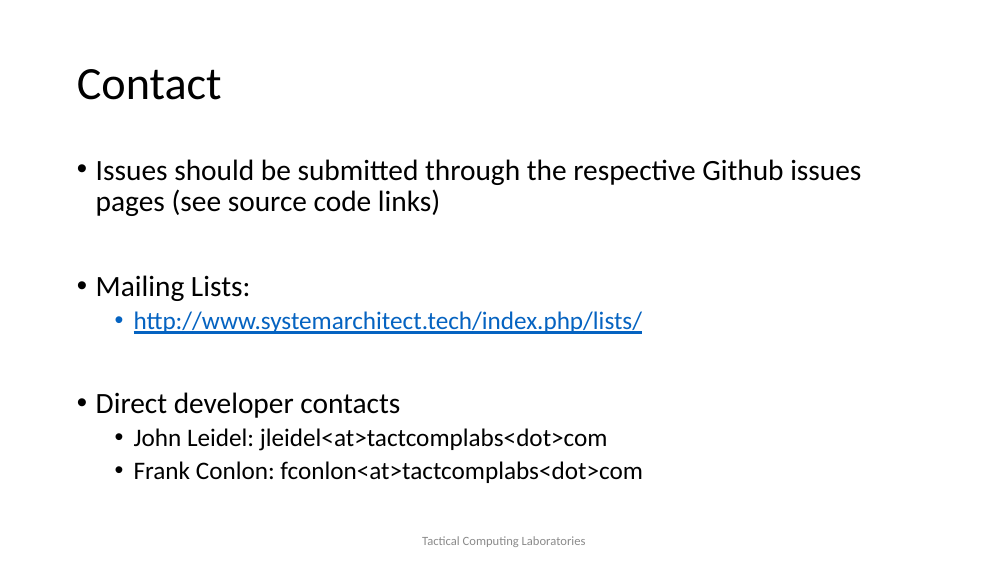
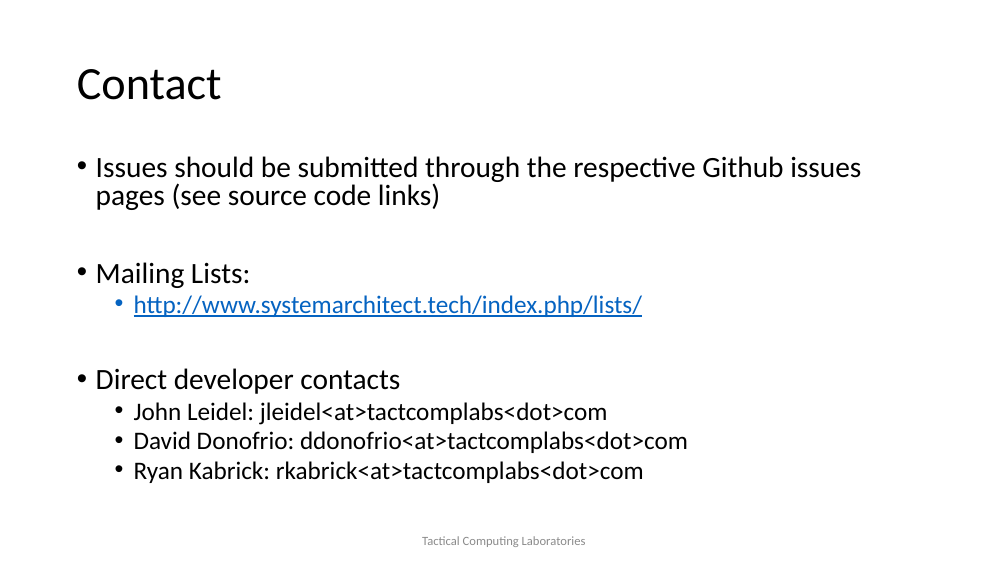
Before and after one commit to opensocsysarch/CoreGenTutorials, a slide deck: slide 30 of LEVEL0/SysArchDesignConcepts_LEVEL0.pptx. Drawn at 1008x567 pixels with LibreOffice and Linux fonts; fonts in the diff are those of the drawing; background and template pictures are left out. Boxes give left, top, right and bottom in pixels: in the first picture for what was removed or moved away, otherwise in the second. Text is boxed around its words. In the diff, an @@ line names an element or a change of style, - is before the commit and + after.

```diff
--- a/LEVEL0/SysArchDesignConcepts_LEVEL0.pptx
+++ b/LEVEL0/SysArchDesignConcepts_LEVEL0.pptx
@@ text at (x1=96, y1=156, x2=861, y2=425): line spacing 0.9 to 0.8 @@
@@ text at (x1=134, y1=431, x2=688, y2=483): text changed @@
-  • Frank Conlon: fconlon<at>tactcomplabs<dot>com
+  • David Donofrio: ddonofrio<at>tactcomplabs<dot>com
+  • Ryan Kabrick: rkabrick<at>tactcomplabs<dot>com
```
Also in this commit, not shown: 1 other slide changed, 6 other files.
